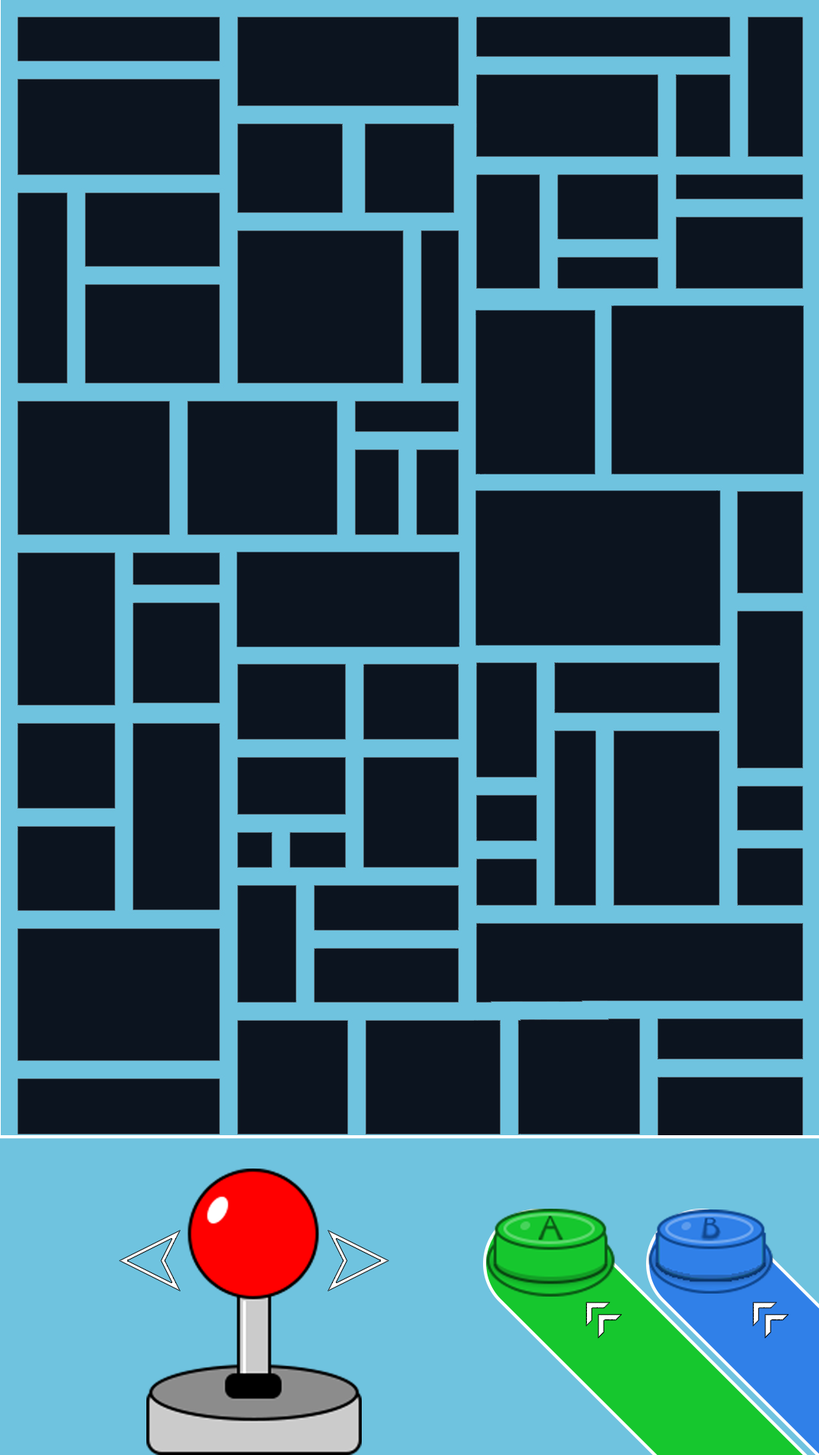
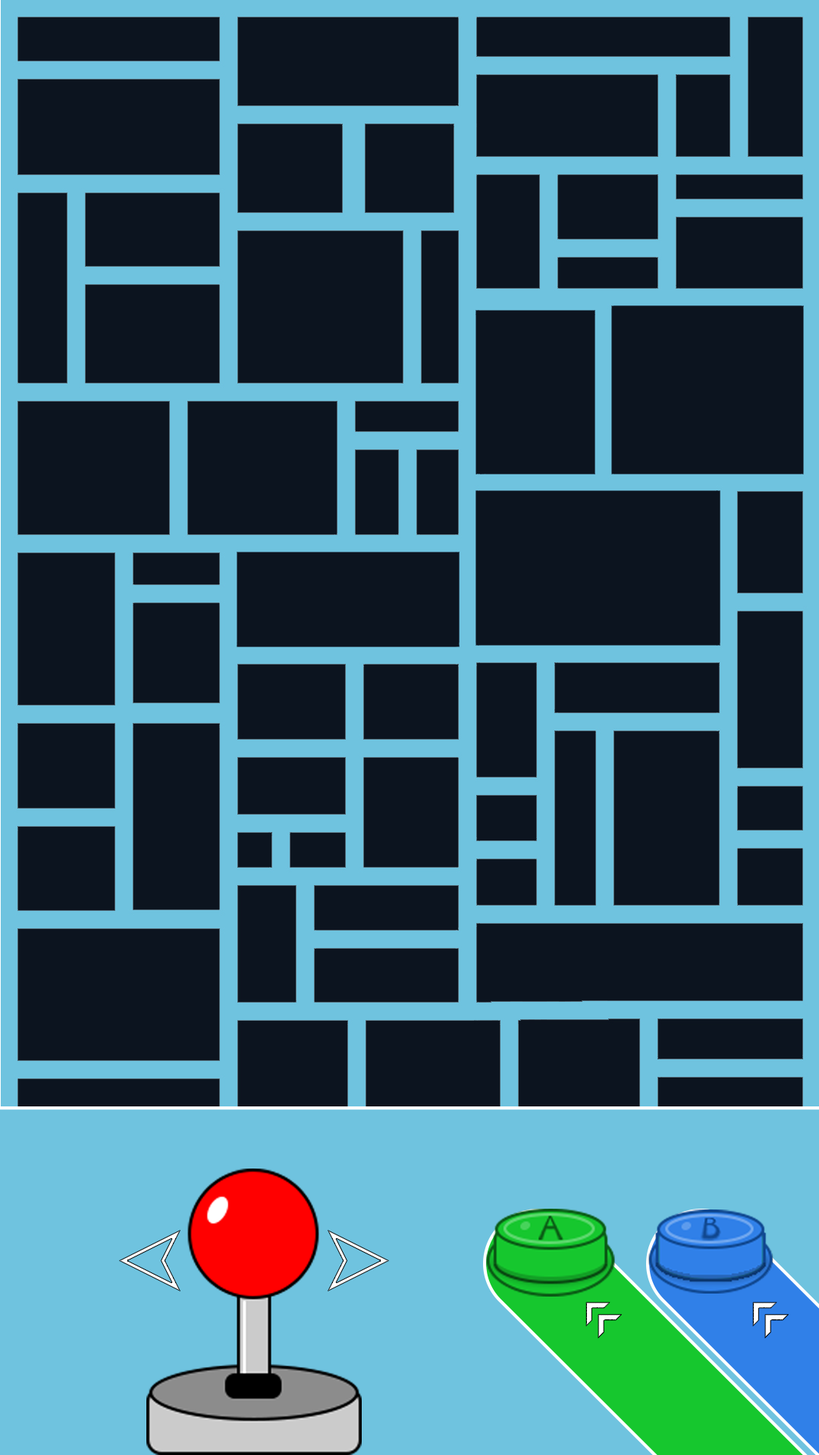
Before/after of a 819 × 1455 layered artwork. What changed in the layer stack:
painted on "onderkant" over (0, 1106, 819, 1140)
